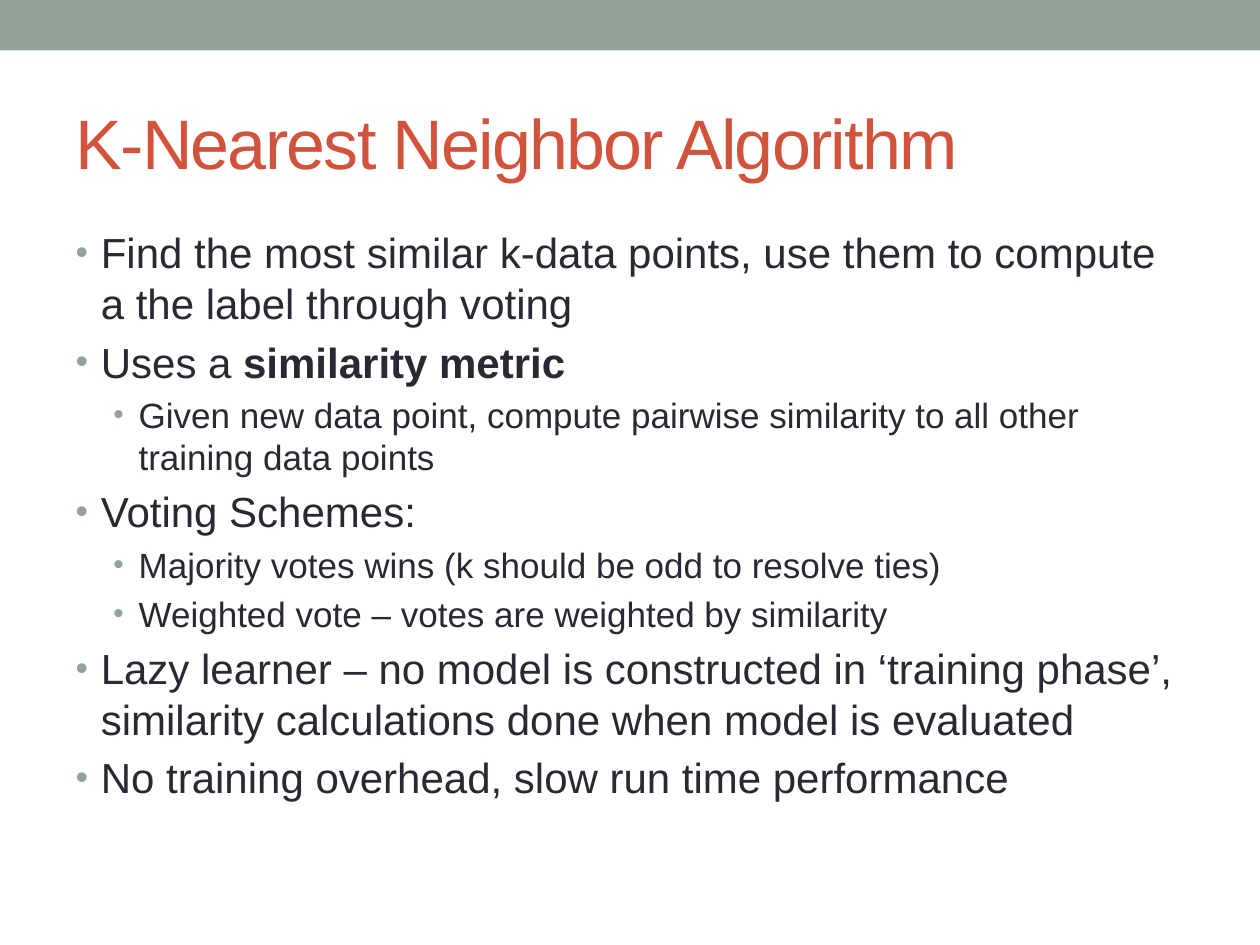
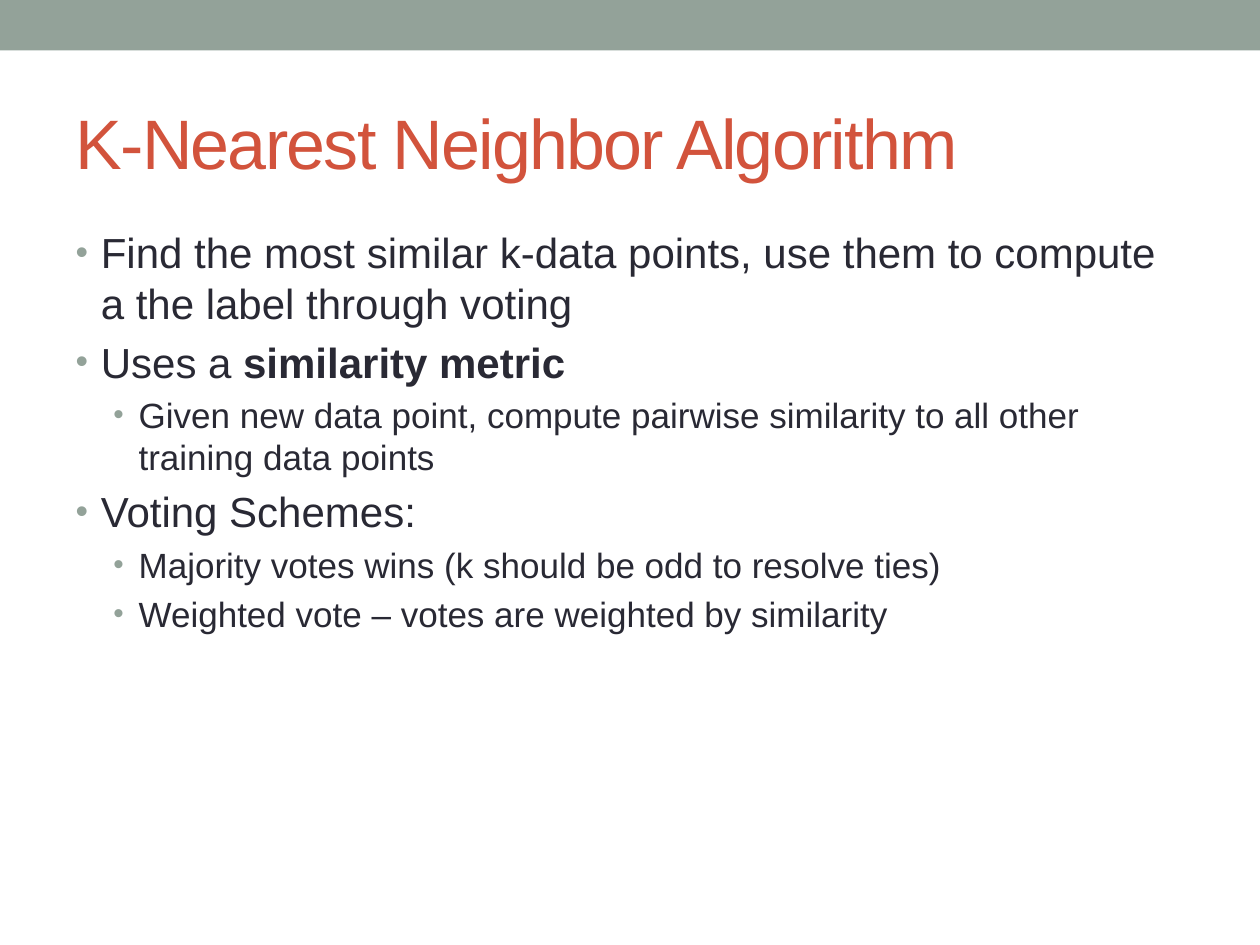
Before and after one commit to simonhughes22/IPD-Data-Science-Course, a slide deck: slide 35 of Machine Learning/Machine Learning Slides.pptx (slide 27 before the commit). Drawn at 1260x945 pixels with LibreOffice and Linux fonts; fonts in the diff are those of the drawing. Boxes give left, top, right and bottom in pixels: in the first picture for what was removed or moved away, otherwise in the second. Text is boxed around its words. In the diff, an @@ line names an element or a change of style, - is before the commit and + after.

```diff
--- a/Machine Learning/Machine Learning Slides.pptx
+++ b/Machine Learning/Machine Learning Slides.pptx
@@ text at <box>101,653,1172,802</box>: paragraphs removed @@
-• Lazy learner – no model is constructed in ‘training phase’, similarity calculations done when model is evaluated
-• No training overhead, slow run time performance
```
Also in this commit, not shown: 5 other slides changed, 46 slides added, 3 other files.
